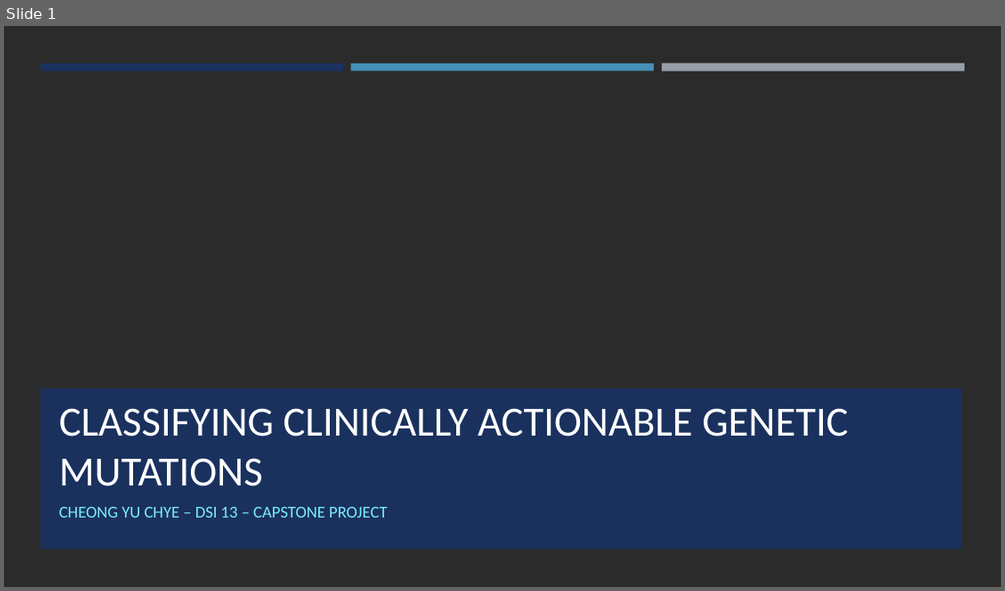
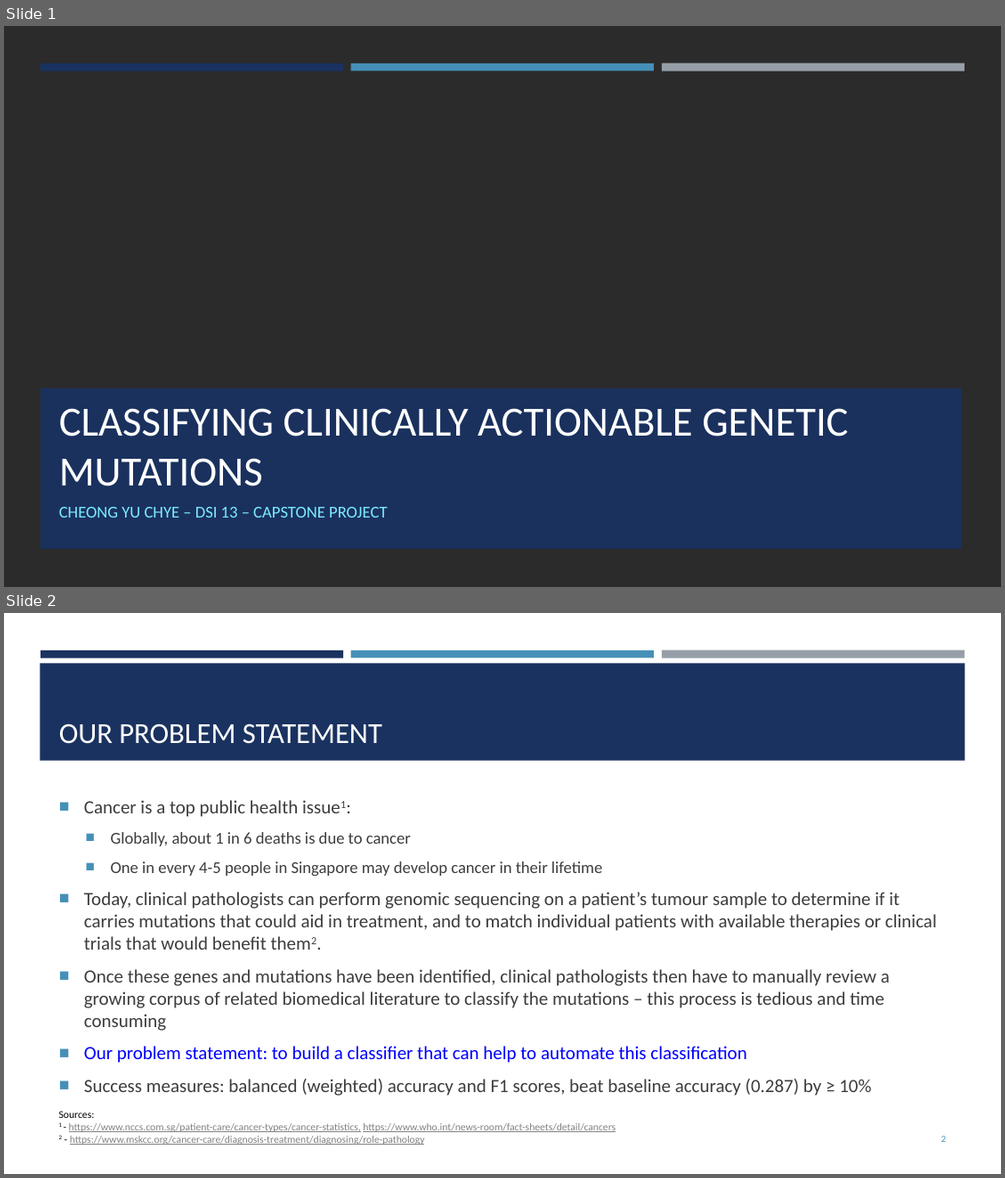
Before and after one commit to yuchye/Capstone, a slide deck: Capstone_Presentation.pptx. Shown one above the other, each under a label of ours: slide 1 before the commit, slides 1 and 2 after it. The pictures are 1005x591 and 1005x1178 pixels, drawn with LibreOffice and Linux fonts; fonts in the diff are those of the drawing; background and template pictures are left out; a plain dark background stands for a picture behind light text. Boxes give left, top, right and bottom in pixels: in the first picture for what was removed or moved away, otherwise in the second. Text is boxed around its words. In the diff, an @@ line names an element or a change of style, - is before the commit and + after.

```diff
--- a/Capstone_Presentation.pptx
+++ b/Capstone_Presentation.pptx
@@ slide 2 added at box(4, 613, 1001, 1174), background #FFFFFF @@
@@ rectangle added at box(40, 663, 965, 761), fill #1A3260 @@
@@ rectangle added at box(40, 650, 343, 657), fill #1A3260 @@
@@ rectangle added at box(351, 650, 654, 657), fill #4590B8 @@
@@ rectangle added at box(662, 650, 964, 658), fill #969FA7 @@
@@ title added at box(59, 724, 382, 744), 28 pt, text #FFFFFF @@
+OUR PROBLEM STATEMENT
@@ text added at box(84, 800, 937, 1095), 18 pt, text #3D3D3D @@
+■ Cancer is a top public health issue1:
+  ■ Globally, about 1 in 6 deaths is due to cancer
+  ■ One in every 4-5 people in Singapore may develop cancer in their lifetime
+■ Today, clinical pathologists can perform genomic sequencing on a patient’s tumour sample to determine if it carries mutations that could aid in treatment, and to match individual patients with available therapies or clinical trials that would benefit them2.
+■ Once these genes and mutations have been identified, clinical pathologists then have to manually review a growing corpus of related biomedical literature to classify the mutations – this process is tedious and time consuming
+■ Our problem statement: to build a classifier that can help to automate this classification
+■ Success measures: balanced (weighted) accuracy and F1 scores, beat baseline accuracy (0.287) by ≥ 10%
@@ text added at box(59, 1111, 615, 1144), 10 pt, text #828282, underline @@
+Sources:
+1 - https://www.nccs.com.sg/patient-care/cancer-types/cancer-statistics, https://www.who.int/news-room/fact-sheets/detail/cancers
+2 - https://www.mskcc.org/cancer-care/diagnosis-treatment/diagnosing/role-pathology
@@ page number added at box(941, 1135, 946, 1142), 9 pt, text #4590B8 @@
+2
```
Also in this commit, not shown: 1 slide changed, 2 other slides added, 4 slides removed, 14 other files.
